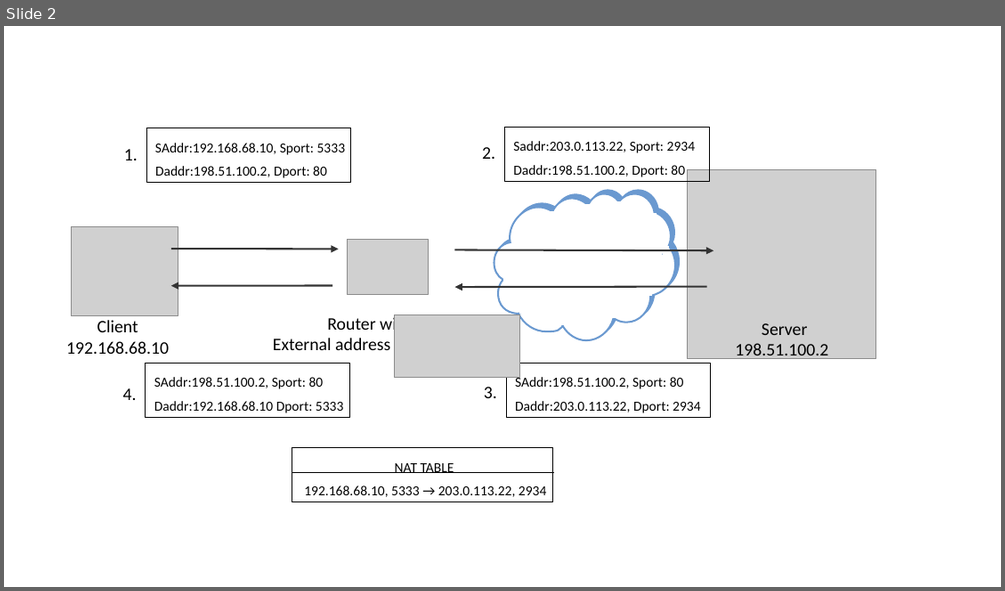
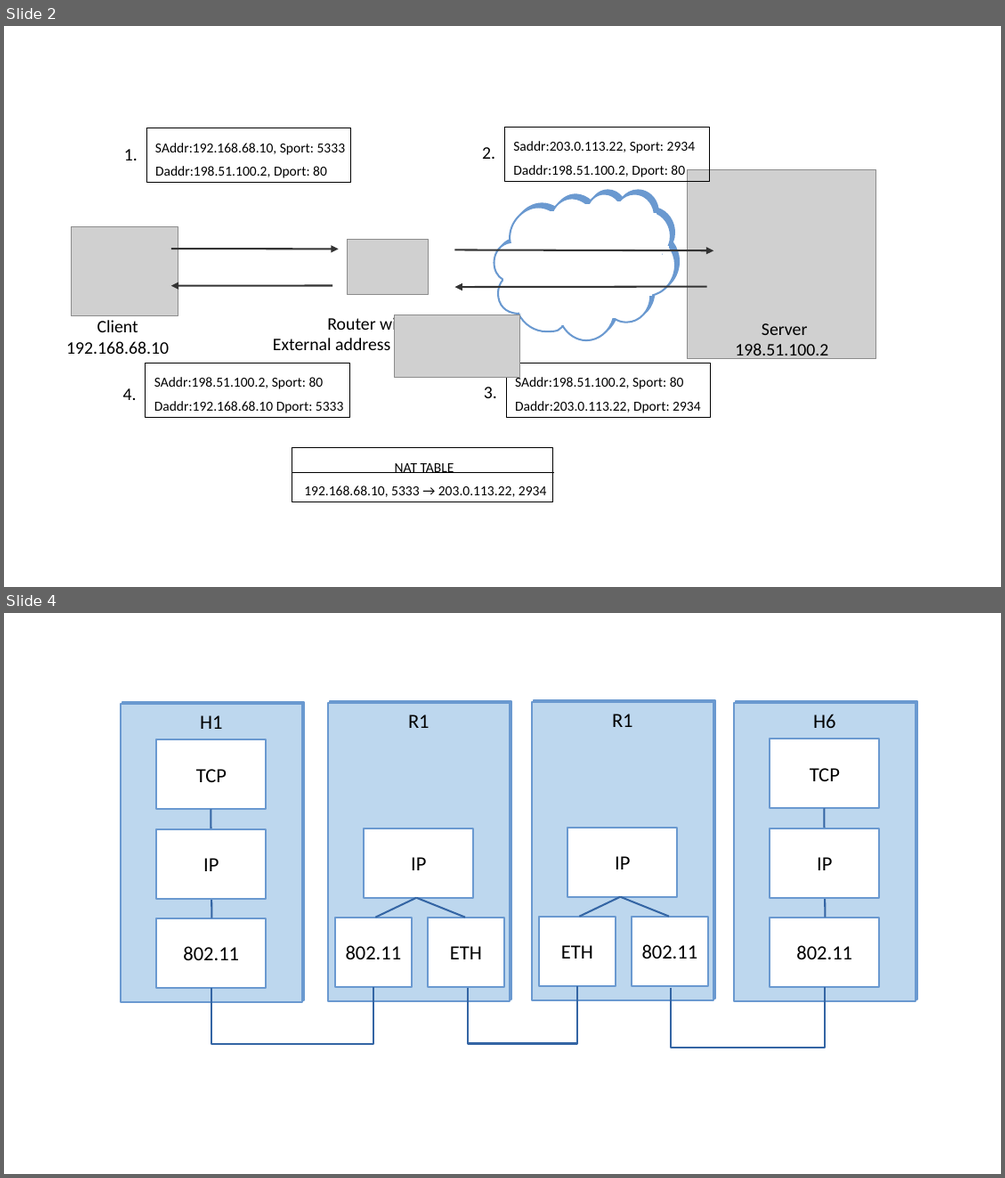
Before and after one commit to SystemsApproach/7E, a slide deck: federation/figures/federation.odp. Shown one above the other, each under a label of ours: slide 2 before the commit, slides 2 and 4 after it; the slides between them are not shown. The pictures are 1005x591 and 1005x1178 pixels, drawn with LibreOffice and Linux fonts; fonts in the diff are those of the drawing; grey boxes stand for pictures. Boxes give left, top, right and bottom in pixels: in the first picture for what was removed or moved away, otherwise in the second. Text is boxed around its words. In the diff, an @@ line names an element or a change of style, - is before the commit and + after.

```diff
--- a/federation/figures/federation.odp
+++ b/federation/figures/federation.odp
@@ slide 4 added at (4,613,1001,1174), background #FFFFFF @@
@@ rectangle added at (121,705,302,1003), fill #BDD7EE, outline #6A99D0 1.45 pt, 16 pt, text #000000 @@
+H1
@@ rectangle added at (328,704,510,1002), fill #BDD7EE, outline #6A99D0 1.45 pt, 16 pt, text #000000 @@
+R1
@@ rectangle added at (533,703,714,1001), fill #BDD7EE, outline #6A99D0 1.45 pt, 16 pt, text #000000 @@
+R1
@@ rectangle added at (734,704,915,1002), fill #BDD7EE, outline #6A99D0 1.45 pt, 16 pt, text #000000 @@
+H6
@@ rectangle added at (157,739,267,810), fill #FFFFFF, outline #6A99D0 1.45 pt, 16 pt, text #000000 @@
+TCP
@@ rectangle added at (770,738,880,809), fill #FFFFFF, outline #6A99D0 1.45 pt, 16 pt, text #000000 @@
+TCP
@@ line added from (211, 810) to (212, 918), #3465A4 1.45 pt @@
@@ line added from (825, 809) to (825, 916), #3465A4 1.45 pt @@
@@ rectangle added at (157,829,267,899), fill #FFFFFF, outline #6A99D0 1.45 pt, 16 pt, text #000000 @@
+IP
@@ rectangle added at (364,828,473,898), fill #FFFFFF, outline #6A99D0 1.45 pt, 16 pt, text #000000 @@
+IP
@@ rectangle added at (567,827,677,897), fill #FFFFFF, outline #6A99D0 1.45 pt, 16 pt, text #000000 @@
+IP
@@ rectangle added at (770,828,880,898), fill #FFFFFF, outline #6A99D0 1.45 pt, 16 pt, text #000000 @@
+IP
@@ line added from (416, 898) to (376, 916), #3465A4 1.45 pt @@
@@ line added from (416, 898) to (465, 916), #3465A4 1.45 pt @@
@@ line added from (620, 897) to (579, 916), #3465A4 1.45 pt @@
@@ line added from (620, 897) to (669, 916), #3465A4 1.45 pt @@
@@ rectangle added at (157,918,267,988), fill #FFFFFF, outline #6A99D0 1.45 pt, 16 pt, text #000000 @@
+802.11
@@ rectangle added at (335,916,411,987), fill #FFFFFF, outline #6A99D0 1.45 pt, 16 pt, text #000000 @@
+802.11
@@ rectangle added at (429,916,504,987), fill #FFFFFF, outline #6A99D0 1.45 pt, 16 pt, text #000000 @@
+ETH
@@ rectangle added at (540,916,615,986), fill #FFFFFF, outline #6A99D0 1.45 pt, 16 pt, text #000000 @@
+ETH
@@ rectangle added at (631,916,708,986), fill #FFFFFF, outline #6A99D0 1.45 pt, 16 pt, text #000000 @@
+802.11
@@ rectangle added at (770,916,880,987), fill #FFFFFF, outline #6A99D0 1.45 pt, 16 pt, text #000000 @@
+802.11
@@ elbow line added from (468, 988) to (577, 986), #3465A4 1.45 pt @@
@@ elbow line added from (211, 988) to (373, 987), #3465A4 1.45 pt @@
@@ elbow line added from (671, 988) to (825, 987), #3465A4 1.45 pt @@
```
Also in this commit, not shown: 2 other slides added, 7 other files.
